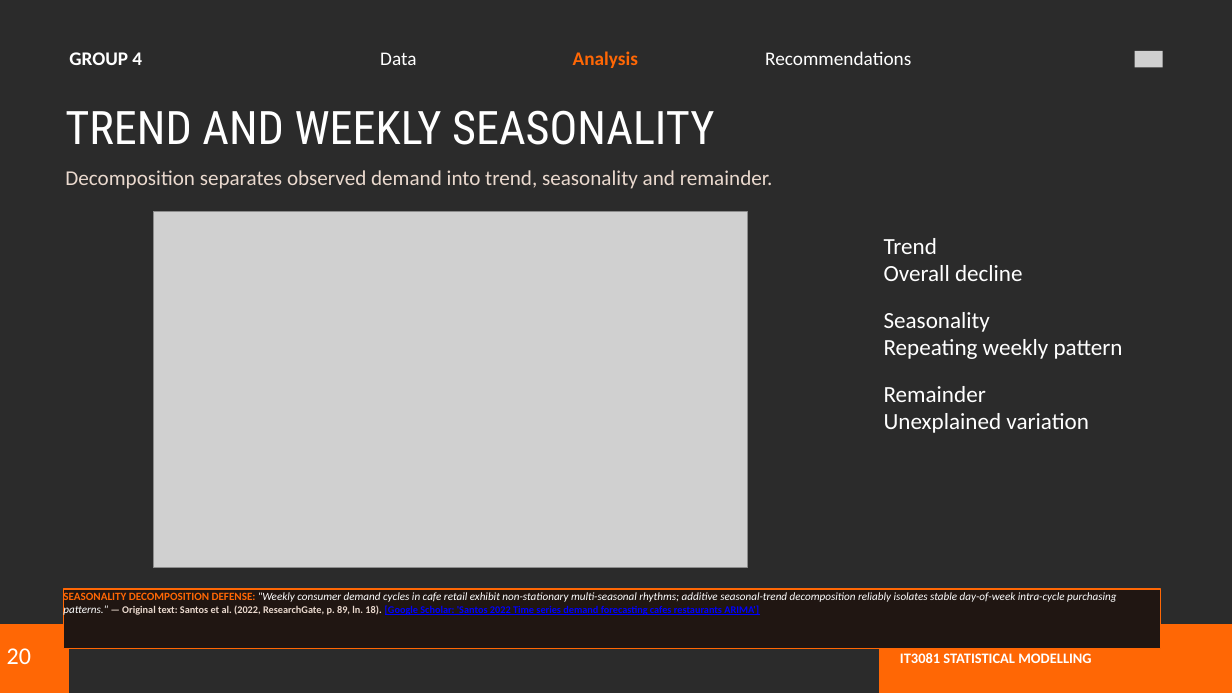
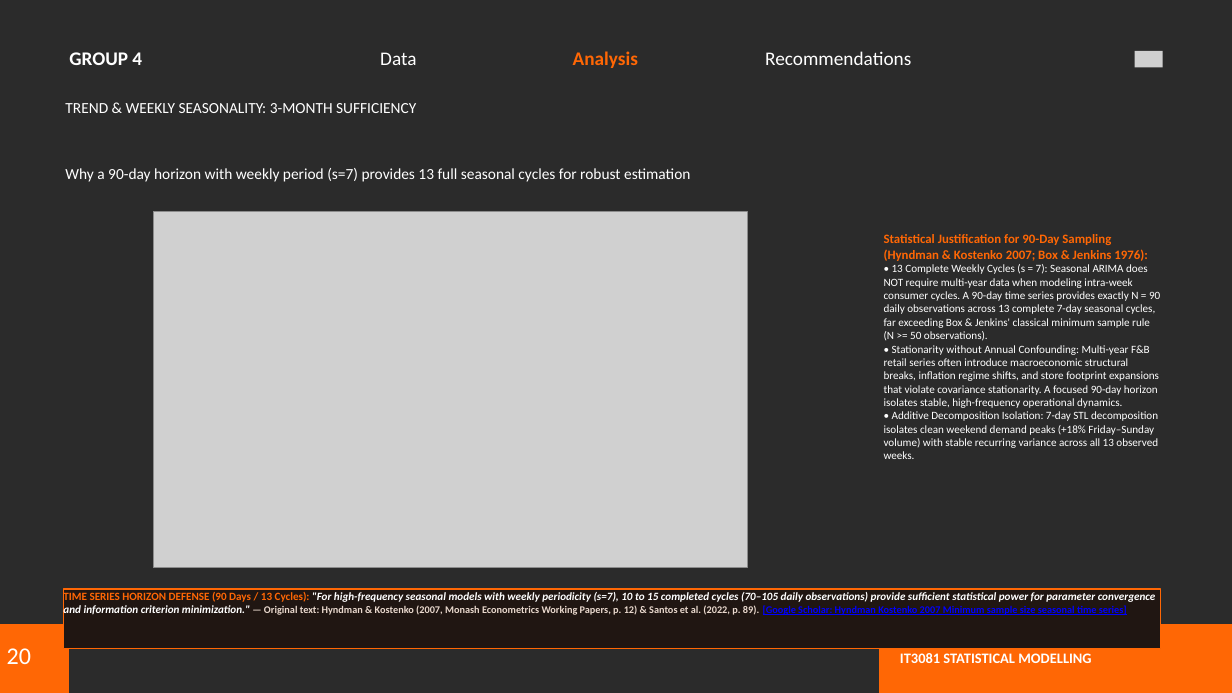
Before and after one commit to raninduwathsal/Uni-SM-Project, a slide deck: slide 20 of Courseweb Documents/SM_Presentation.pptx. Drawn at 1232x693 pixels with LibreOffice and Linux fonts; fonts in the diff are those of the drawing; grey boxes stand for pictures; background and template pictures are left out; a plain dark background stands for a picture behind light text. Boxes give left, top, right and bottom in pixels: in the first picture for what was removed or moved away, otherwise in the second. Text is boxed around its words. In the diff, an @@ line names an element or a change of style, - is before the commit and + after.

Commit message:
Incorporate rigorous EDA/Imputation rules, defend rejection of SMOTE/Undersampling, and validate 3-month weekly ARIMA seasonality with research citations

```diff
--- a/Courseweb Documents/SM_Presentation.pptx
+++ b/Courseweb Documents/SM_Presentation.pptx
@@ text at bbox=[65, 103, 416, 113]: text changed; size 54 to 18 pt; font Roboto Condensed to Calibri @@
-TREND AND WEEKLY SEASONALITY
+TREND & WEEKLY SEASONALITY: 3-MONTH SUFFICIENCY
@@ text at bbox=[65, 168, 690, 182]: text changed; size 24.8 to 18 pt; text colour #EAD9CE to #FFFFFF @@
-Decomposition separates observed demand into trend, seasonality and remainder.
+Why a 90-day horizon with weekly period (s=7) provides 13 full seasonal cycles for robust estimation
@@ text at bbox=[884, 234, 1160, 459]: text changed; size 27 to 13 pt @@
-Trend
-Overall decline
-Seasonality
-Repeating weekly pattern
-Remainder
-Unexplained variation
+Statistical Justification for 90-Day Sampling (Hyndman & Kostenko 2007; Box & Jenkins 1976):
+• 13 Complete Weekly Cycles (s = 7): Seasonal ARIMA does NOT require multi-year data when modeling intra-week consumer cycles. A 90-day time series provides exactly N = 90 daily observations across 13 complete 7-day seasonal cycles, far exceeding Box & Jenkins' classical minimum sample rule (N >= 50 observations).
+• Stationarity without Annual Confounding: Multi-year F&B retail series often introduce macroeconomic structural breaks, inflation regime shifts, and store footprint expansions that violate covariance stationarity. A focused 90-day horizon isolates stable, high-frequency operational dynamics.
+• Additive Decomposition Isolation: 7-day STL decomposition isolates clean weekend demand peaks (+18% Friday–Sunday volume) with stable recurring variance across all 13 observed weeks.
@@ text in rectangle at bbox=[63, 591, 1156, 617]: text changed; bold on; italic off @@
-SEASONALITY DECOMPOSITION DEFENSE: "Weekly consumer demand cycles in cafe retail exhibit non-stationary multi-seasonal rhythms; additive seasonal-trend decomposition reliably isolates stable day-of-week intra-cycle purchasing patterns." — Original text: Santos et al. (2022, ResearchGate, p. 89, ln. 18). [Google Scholar: 'Santos 2022 Time series demand forecasting cafes restaurants ARIMA']
+TIME SERIES HORIZON DEFENSE (90 Days / 13 Cycles): "For high-frequency seasonal models with weekly periodicity (s=7), 10 to 15 completed cycles (70–105 daily observations) provide sufficient statistical power for parameter convergence and information criterion minimization." — Original text: Hyndman & Kostenko (2007, Monash Econometrics Working Papers, p. 12) & Santos et al. (2022, p. 89). [Google Scholar: Hyndman Kostenko 2007 Minimum sample size seasonal time series]
```
Also in this commit, not shown: 2 other slides changed, 1 slide added, 1 slide removed, 3 other files.
